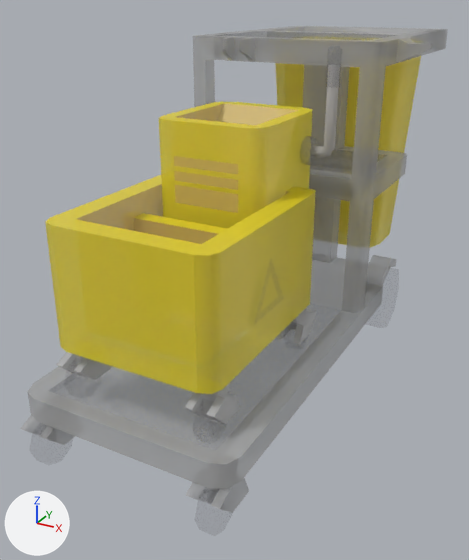
One commit to the FBX model Assets/Art/Models/Furniture/Storage/janitorial cart.fbx: the scene before it, then after it.
Camera for both pictures: a 50 mm lens placed at (0.89, -2.32, 1.2), pointed at (-0.07, -0.58, 0.33). Every picture has the same lights, and +X, +Y and +Z are marked at lower left. Where no turn or scale is listed for an object, it has been applied to the vertices.

In view in the first picture: 'JanitorialCart', 'MopBucket'.
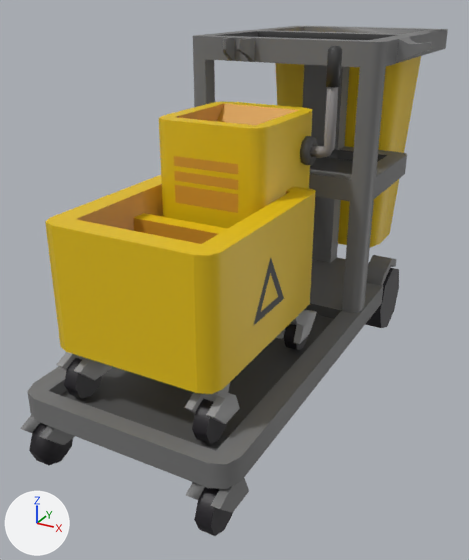
The newer file is also turned or shifted as a whole; pictures and numbers use the older file's frame.

Location of each change, [x1, y1, x2, y2] in pixels of the pictures (469 x 560 px):
'MopBucket', surface changed, recoloured
    both: [45, 46, 342, 444]
'JanitorialCart', surface changed, recoloured
    both: [20, 26, 448, 536]

The change in detail:
Picture 'Palette05.png' (img_palette05_png) is now built by load_image('Palette05.png', '../../../Textures/Palette05.png', 256, 256, 'sRGB') instead of load_image('Palette05.png', '../../../Textures/Palette05.png', 256, 256, 'Non-Color').
Material 'Palette05' (mat_palette05) is new.
Its texture is img_palette05_png.
me_mopbucket has 366 vertices, 320 faces and spans x -0.244..0.258, y -0.297..0.451, z 0.0..0.883.
me_mopbucket no longer uses material mat_palette05_001.
me_mopbucket now uses material mat_palette05 (picture img_palette05_png).
me_janitorialcart has 430 vertices, 416 faces and spans x -0.41..0.41, y 0.0..1.07, z -0.95..0.83.
me_janitorialcart no longer uses material mat_palette05_001.
me_janitorialcart now uses material mat_palette05 (picture img_palette05_png).
